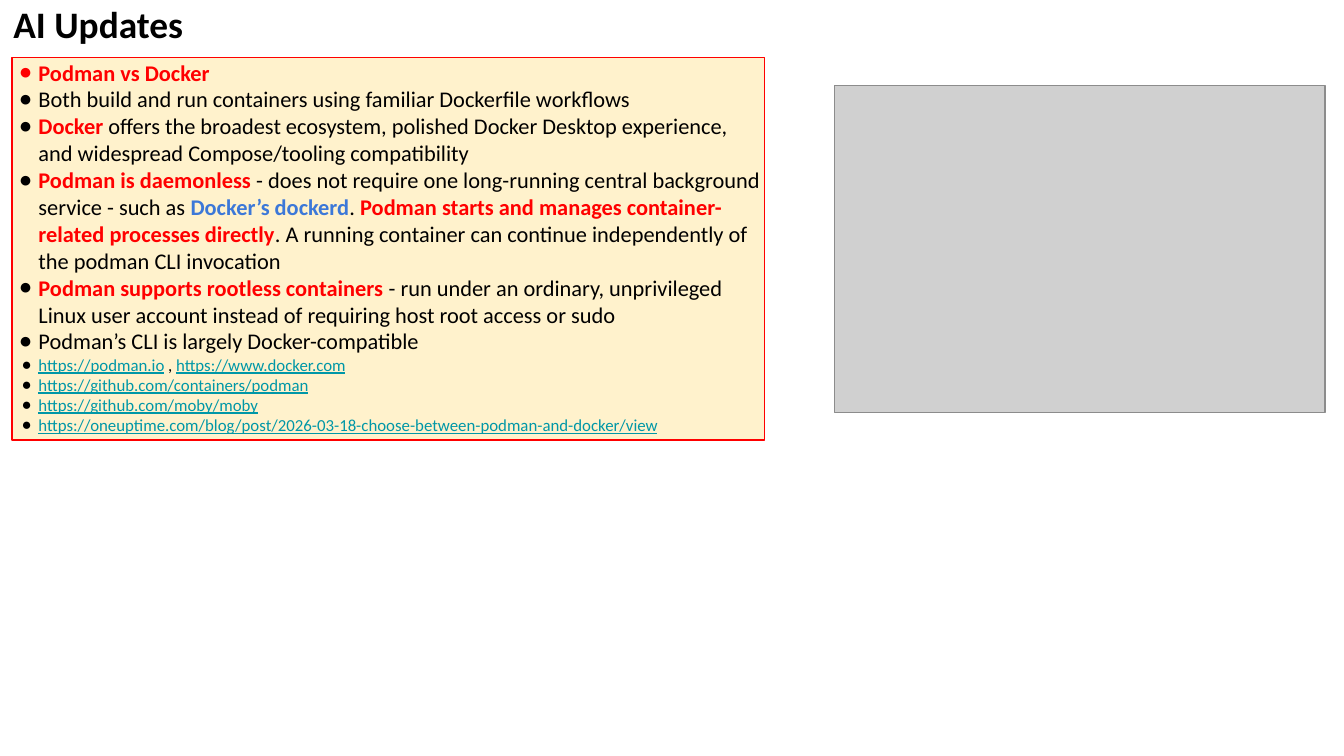
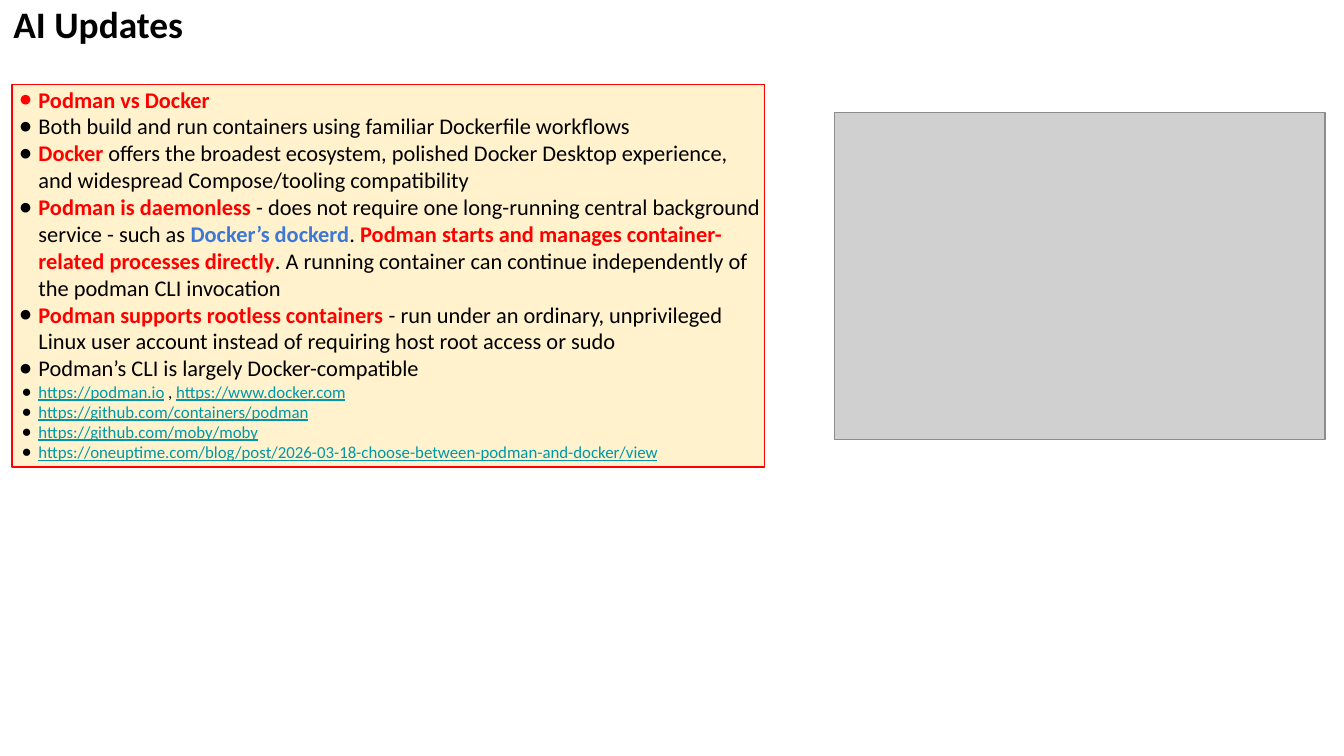
Before and after one commit to lselector/seminar, a slide deck: slide 26 of 2026/2026-08-28-AI-Updates.pptx (slide 25 before the commit). Drawn at 1344x756 pixels with LibreOffice and Linux fonts; fonts in the diff are those of the drawing; grey boxes stand for pictures. Boxes give left, top, right and bottom in pixels: in the first picture for what was removed or moved away, otherwise in the second. Text is boxed around its words. In the diff, an @@ line names an element or a change of style, - is before the commit and + after.

```diff
--- a/2026/2026-08-28-AI-Updates.pptx
+++ b/2026/2026-08-28-AI-Updates.pptx
@@ rectangle "Podman vs Docker": place and size @@
-rectangle "Podman vs Docker" at [12,58,765,441]
+rectangle "Podman vs Docker" at [12,85,765,468]
@@ picture: place and size @@
-picture at [835,85,1325,411]
+picture at [835,112,1325,438]
```
Also in this commit, not shown: 9 other slides changed, 1 slide added.
